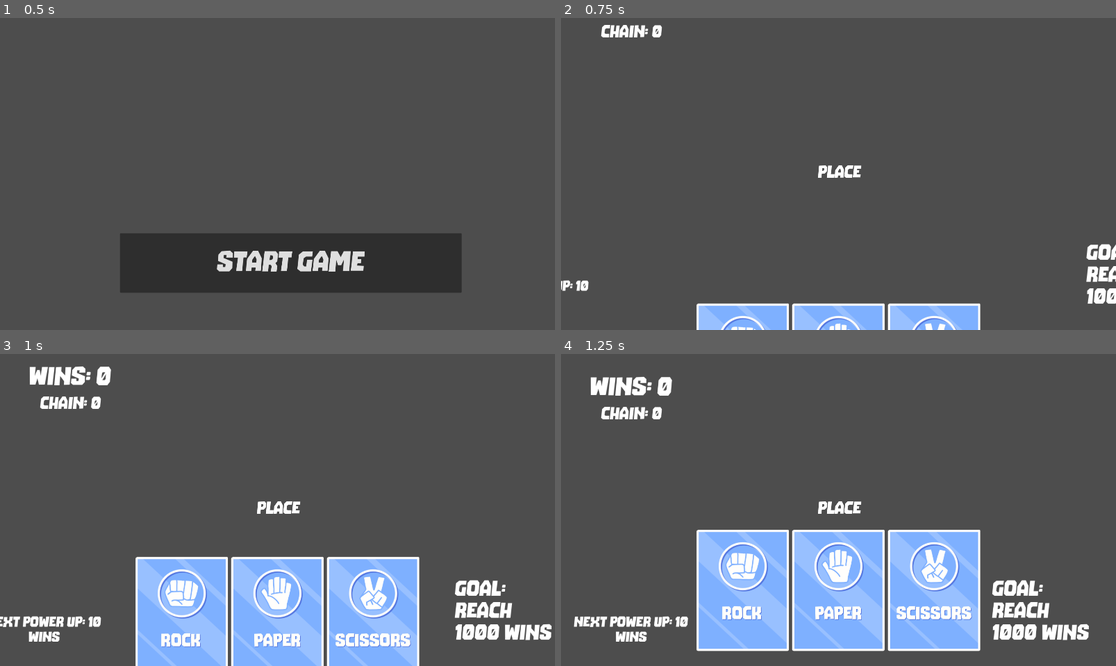
Above: before the commit, frames 1-4 (two rows, left to right).
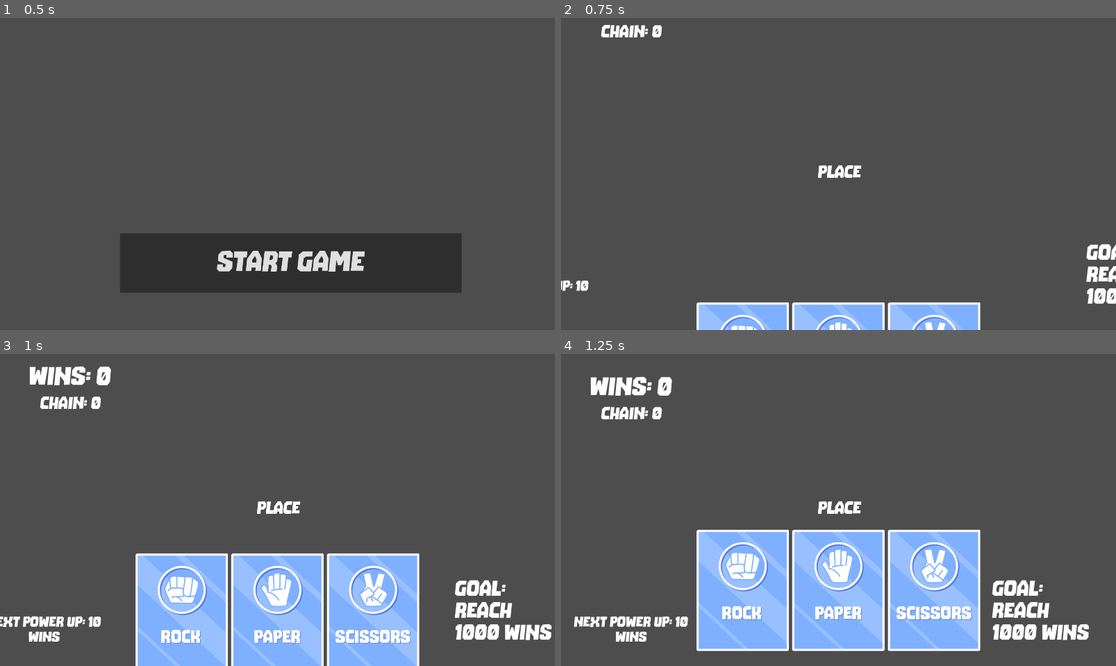
Above: after the commit, the same moments.

Repository: cinpear/rock-paper-scissors-shoot
Game: Godot game, scene res://start.tscn
Same seed, same stepped clock (60 frames per second), same inputs: the game is played once before the commit and once after it.
Inputs:
- Up to frame 1 (0.5 s): no input
- Up to frame 2 (0.75 s): click "Start Game" at 0.5 s
- Up to frame 3 (1 s): no input
- Up to frame 4 (1.25 s): no input

Frame 1 is identical in both runs. In frame 2, 0.8% of the frame differs, in the area x 24-76%, y 91-100%; in frame 3, 5.0%, in the area x 24-76%, y 63-100%; in frame 4, nothing differs.

Commit message:
added powerup imgs

Diff:
--- a/control.gd
+++ b/control.gd
@@ -12,6 +12,7 @@
 	# set everything to not visible at the start
 	# painge
 	# will do tomorrow, i think...
+	# could animate each card popping up separately...
 	$game/updateLabel/AnimationPlayer.stop(true)
 	$game/Label3/AnimationPlayer.play("slideInLeft")
 	$game/AnimationPlayer2.play("slideInTop")
--- a/control.tscn
+++ b/control.tscn
@@ -146,10 +146,10 @@
 tracks/0/interp = 1
 tracks/0/loop_wrap = true
 tracks/0/keys = {
-"times": PackedFloat32Array(0, 0.5, 0.6),
-"transitions": PackedFloat32Array(1, 2.46229, 0.732043),
-"update": 0,
-"values": [Vector2(466, 1160), Vector2(466, 588), Vector2(466, 608)]
+"times": PackedFloat32Array(0, 0.4, 0.5, 0.6),
+"transitions": PackedFloat32Array(1, 3.4822, 2.14355, 0.732043),
+"update": 0,
+"values": [Vector2(466, 1160), Vector2(466, 690), Vector2(466, 588), Vector2(466, 608)]
 }
 
 [sub_resource type="Animation" id="Animation_phc0x"]
--- a/project.godot
+++ b/project.godot
@@ -12,7 +12,7 @@
 
 config/name="rps"
 run/main_scene="res://start.tscn"
-config/features=PackedStringArray("4.3", "Forward Plus")
+config/features=PackedStringArray("4.5", "Forward Plus")
 config/icon="res://icon.svg"
 
 [autoload]
Not shown, added: addons/godot_super-wakatime/decompressor.gd.uid
Not shown, added: addons/godot_super-wakatime/godot_super-wakatime.gd.uid
Not shown, added: addons/godot_super-wakatime/heartbeat.gd.uid
Not shown, added: addons/godot_super-wakatime/utils.gd.uid
Not shown, added: control.gd.uid
Not shown, added: global.gd.uid
Not shown, added: powerup.gd.uid
Binary file added: powerup1.jpg
Not shown, added: powerup1.jpg.import
Binary file added: powerup2.jpg
Not shown, added: powerup2.jpg.import
Binary file added: powerup3.jpg
(and 14 more such lines)
